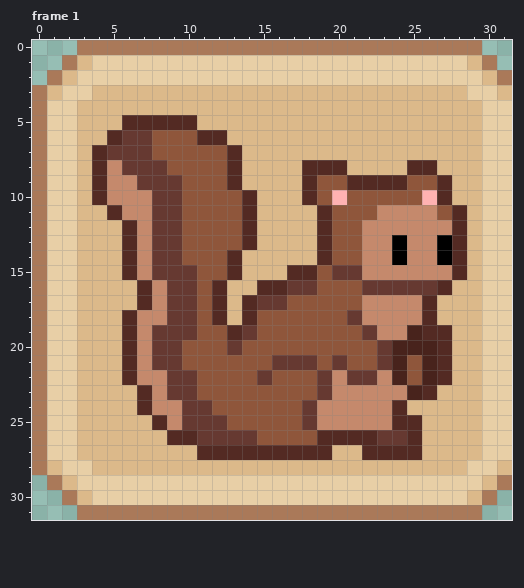
Two versions of one pixel-art file, Aseprite/Squirrel.aseprite. Above, as it was before the edit.
32x32 pixels, 2 frames. Shown: frame 1. The commit also changed other frames, which this record leaves out.
Once edited:
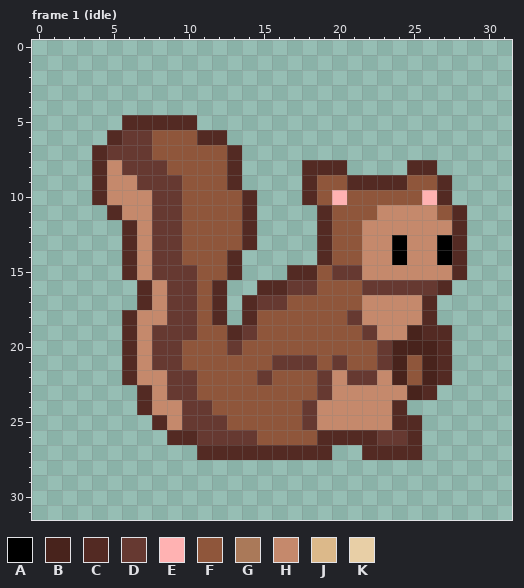
Palette (. is transparent): A #000000  B #48231c  C #532a23  D #663931  E #ffb2b2  F #8f563b  G #aa7959  H #c5896c  J #dcb98a  K #e8cfa6
Change:
layer "Button_Up" now hidden
layer "Button_Down" now hidden
Frame 1 (idle):
Colour G is gone in row 0 at x 3 to 29; in row 1 at x 2 and 30; in row 2 at x 1 and 31; in rows 3 to 28 at x 0; in row 29 at x 1 and 31; in row 30 at x 2 and 30.
Colour G is gone in row 31 at x 3 to 29.
Colour J is gone in row 1 at x 3 and 29; in row 2 at x 2 and 30; in row 3 at x 1, 4 to 28 and 31; in row 4 at x 3 to 29; in row 5 at x 3 to 5 and 11 to 29; in row 6 at x 3 to 4 and 13 to 29.
Colour J is gone in row 7 at x 3 and 14 to 29; in row 8 at x 3, 14 to 17, 21 to 24 and 27 to 29; in row 9 at x 3, 14 to 17 and 28 to 29; in row 10 at x 3, 15 to 17 and 28 to 29; in row 11 at x 3 to 4, 15 to 18 and 29; in rows 12 to 13 at x 3 to 5, 15 to 18 and 29.
Colour J is gone in row 14 at x 3 to 5, 14 to 18 and 29; in row 15 at x 3 to 5, 14 to 16 and 29; in row 16 at x 3 to 6, 13 to 14 and 28 to 29; in row 17 at x 3 to 6, 13 and 27 to 29; in row 18 at x 3 to 5, 13 and 27 to 29; in rows 19 to 22 at x 3 to 5 and 28 to 29.
Colour J is gone in row 23 at x 3 to 6 and 27 to 29; in row 24 at x 3 to 6 and 25 to 29; in row 25 at x 3 to 7 and 26 to 29; in row 26 at x 3 to 8 and 26 to 29; in row 27 at x 3 to 10, 20 to 21 and 26 to 29; in row 28 at x 1, 4 to 28 and 31.
Colour J is gone in row 29 at x 2 and 30; in row 30 at x 3 and 29.
Colour K is gone in row 1 at x 4 to 28; in row 2 at x 3 to 29; in row 3 at x 2 to 3 and 29 to 30; in rows 4 to 27 at x 1 to 2 and 30 to 31; in row 28 at x 2 to 3 and 29 to 30; in row 29 at x 3 to 29.
Colour K is gone in row 30 at x 4 to 28.
Boxes around the changes in both pictures, in picture pixels (x1, y1, x2, y2):
erased: (32, 40, 512, 520)
